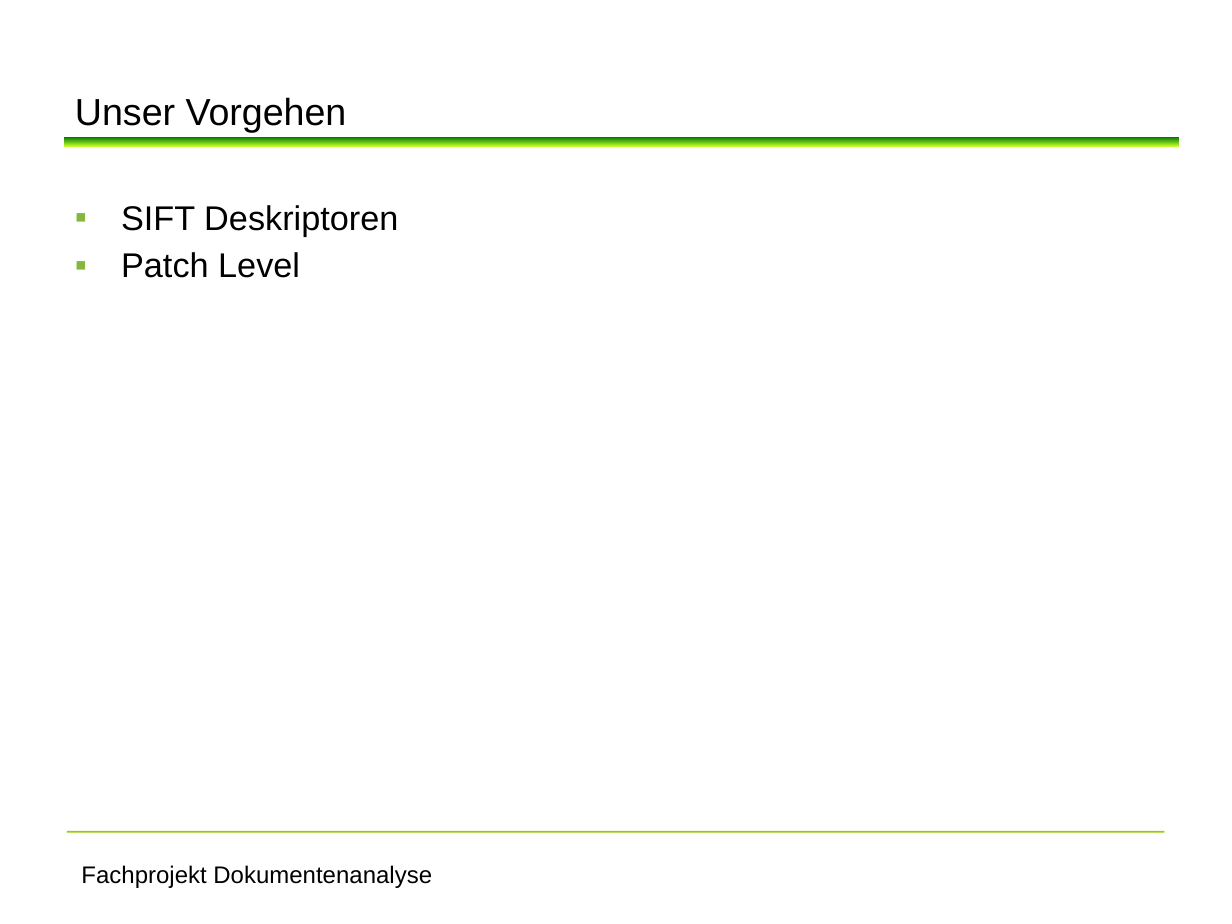
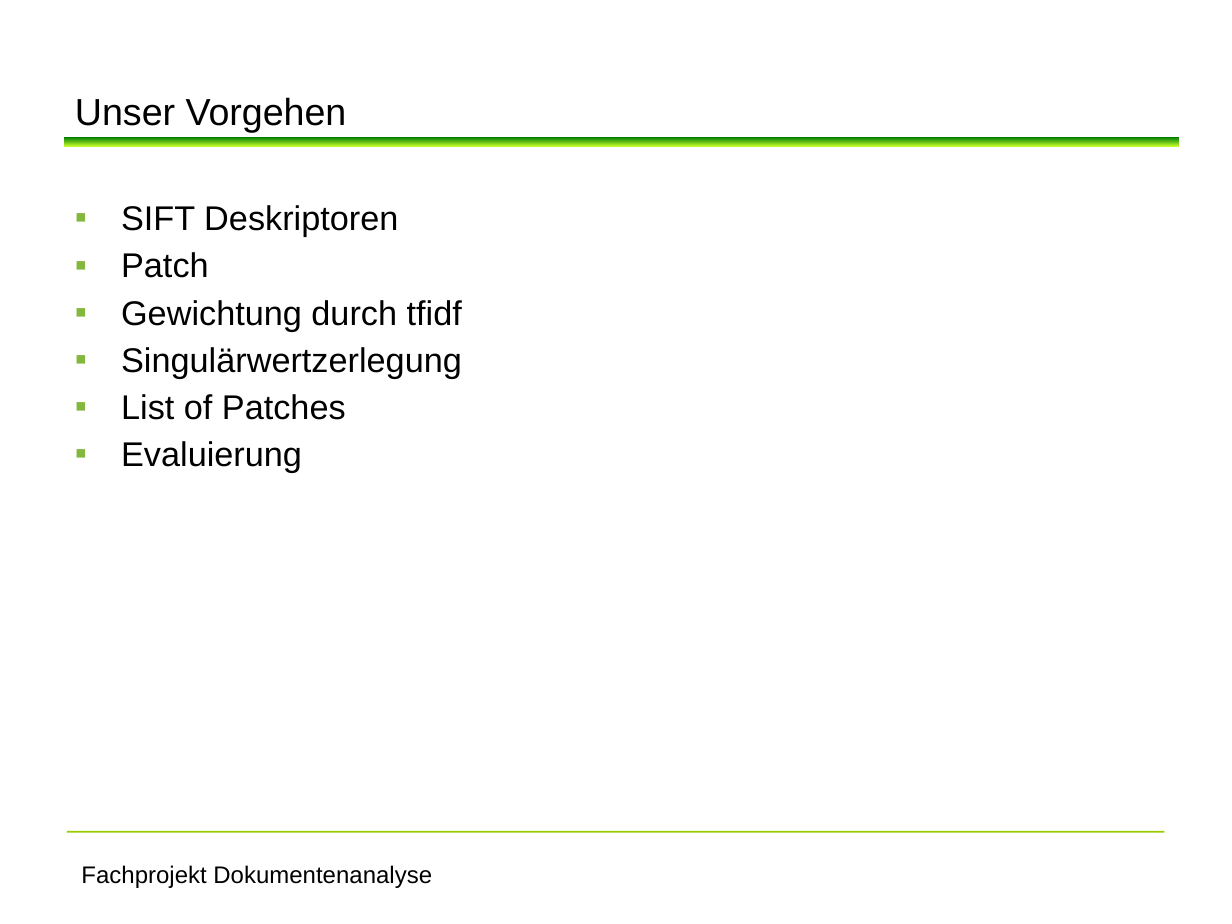
Before and after one commit to atddo/wordspotting, a slide deck: slide 2 of wordspotting/praesentation/praesentation.odp. Drawn at 1232x924 pixels with LibreOffice and Linux fonts; fonts in the diff are those of the drawing; background and template pictures are left out. Boxes give left, top, right and bottom in pixels: in the first picture for what was removed or moved away, otherwise in the second. Text is boxed around its words. In the diff, an @@ line names an element or a change of style, - is before the commit and + after.

```diff
--- a/wordspotting/praesentation/praesentation.odp
+++ b/wordspotting/praesentation/praesentation.odp
@@ text at (x1=121, y1=252, x2=462, y2=472): text changed @@
-▪ Patch Level
+▪ Patch
+▪ Gewichtung durch tfidf
+▪ Singulärwertzerlegung
+▪ List of Patches
+▪ Evaluierung
```
Also in this commit, not shown: 1 slide added.
